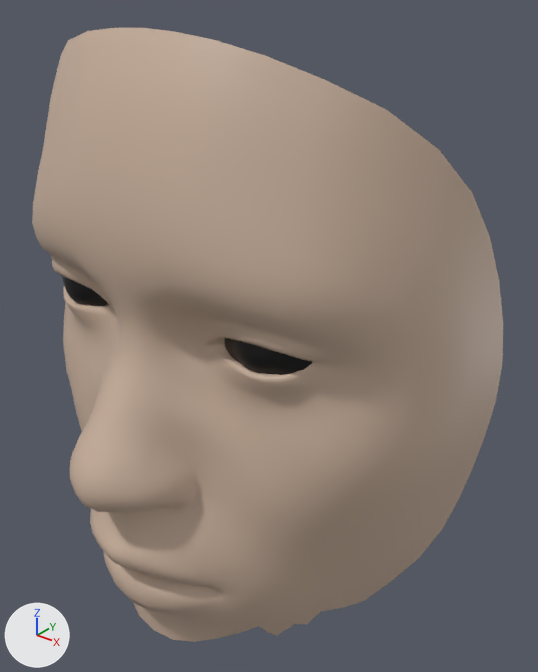
What one commit did to the Blender file blender_models/Head/face.blend.
Before and after are seen from a camera (50 mm lens) standing at (0.1213, -0.178, 1.6288) and looking at (0.0053, -0.0331, 1.5389). The lights are fixed; the arrows at lower left show +X, +Y and +Z.

Names of what the first picture shows: 'humonculus-base.001', 'humonculus-highpolyeyes'.
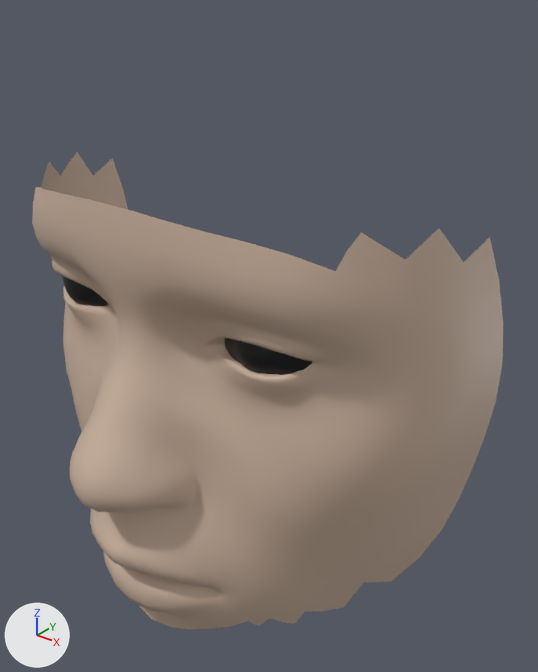
Location of each change, [x1, y1, x2, y2] in pixels of the pictures (538 x 672 px):
'humonculus-base.001', reshaped (22% shorter): before [32, 28, 503, 642]; after [32, 152, 503, 629]
part 1 of me_humonculus_base_001, deleted (beige): before [36, 28, 490, 271]
part 2 of me_humonculus_base_001, deleted (brown): before [133, 582, 390, 642]

Patch to the scene script:
```diff
--- a/blender_models/Head/face.blend.py
+++ b/blender_models/Head/face.blend.py
@@ me_humonculus_base_001 @@
 # used by ob_humonculus_base_001; location = (0.0, 0.0, 0.0); rotation_euler = (1.571, 0.0, 0.0), in degrees (90, 0, 0); scale = (0.1, 0.1, 0.1)
-me_humonculus_base_001.from_pydata(...)  # 2822 vertices, 2790 faces; spans x -0.65..0.65, y 14.53..16.19, z -0.18..0.96
+me_humonculus_base_001.from_pydata(...)  # 2727 vertices, 2688 faces; spans x -0.65..0.65, y 14.53..15.85, z -0.18..0.96
+# me_humonculus_base_001 part 1
+# 78 vertices are removed from x -0.59..0.59, y 15.85..16.19, z 0.34..0.78
+# 84 faces are deleted
+# me_humonculus_base_001 part 2
+# 17 vertices are removed from x -0.44..0.44, y 14.62..14.7, z 0.38..0.78
+# 18 faces are deleted
 me_humonculus_base_001.materials.append(mat_defaultskin_001)
```
